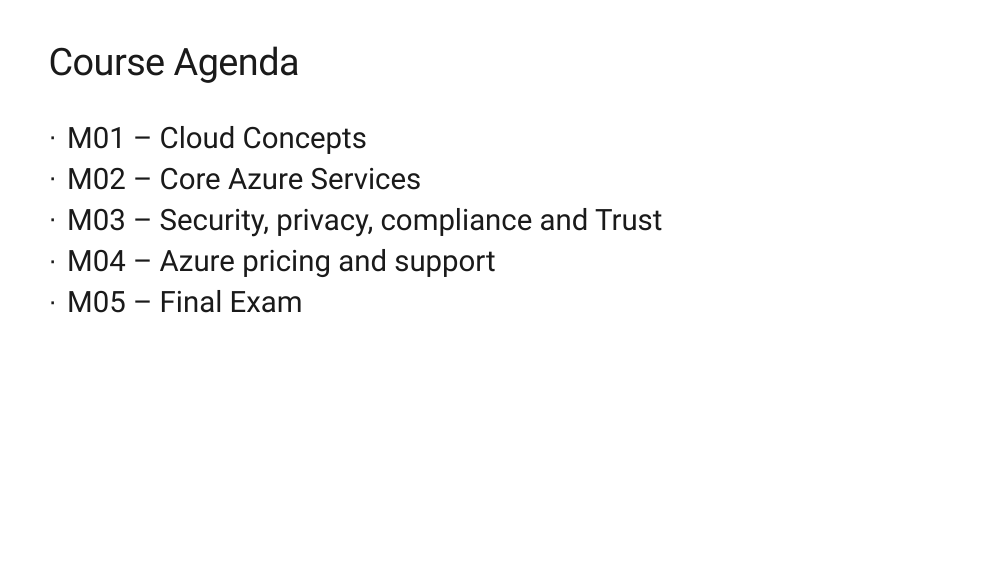
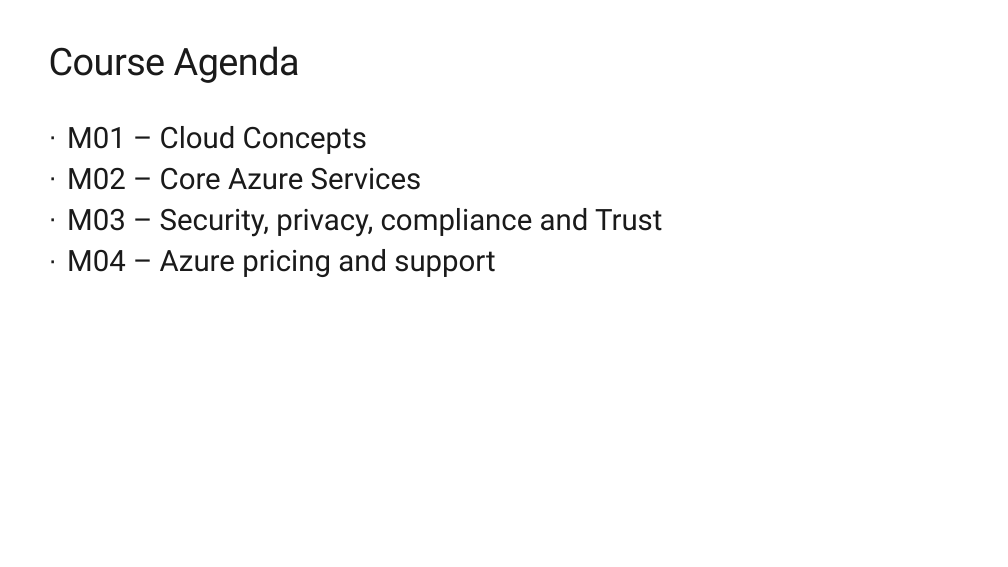
Before and after one commit to renaudwangler/ib, a slide deck: slide 5 of ib1/extra/AZ-900AIntro.pptx. Drawn at 1008x567 pixels with LibreOffice and Linux fonts; fonts in the diff are those of the drawing. Boxes give left, top, right and bottom in pixels: in the first picture for what was removed or moved away, otherwise in the second. Text is boxed around its words. In the diff, an @@ line names an element or a change of style, - is before the commit and + after.

```diff
--- a/ib1/extra/AZ-900AIntro.pptx
+++ b/ib1/extra/AZ-900AIntro.pptx
@@ text at box(67, 290, 303, 313): paragraph removed @@
-· M05 – Final Exam
```
Also in this commit, not shown: 3 other slides changed, 4 other files.
